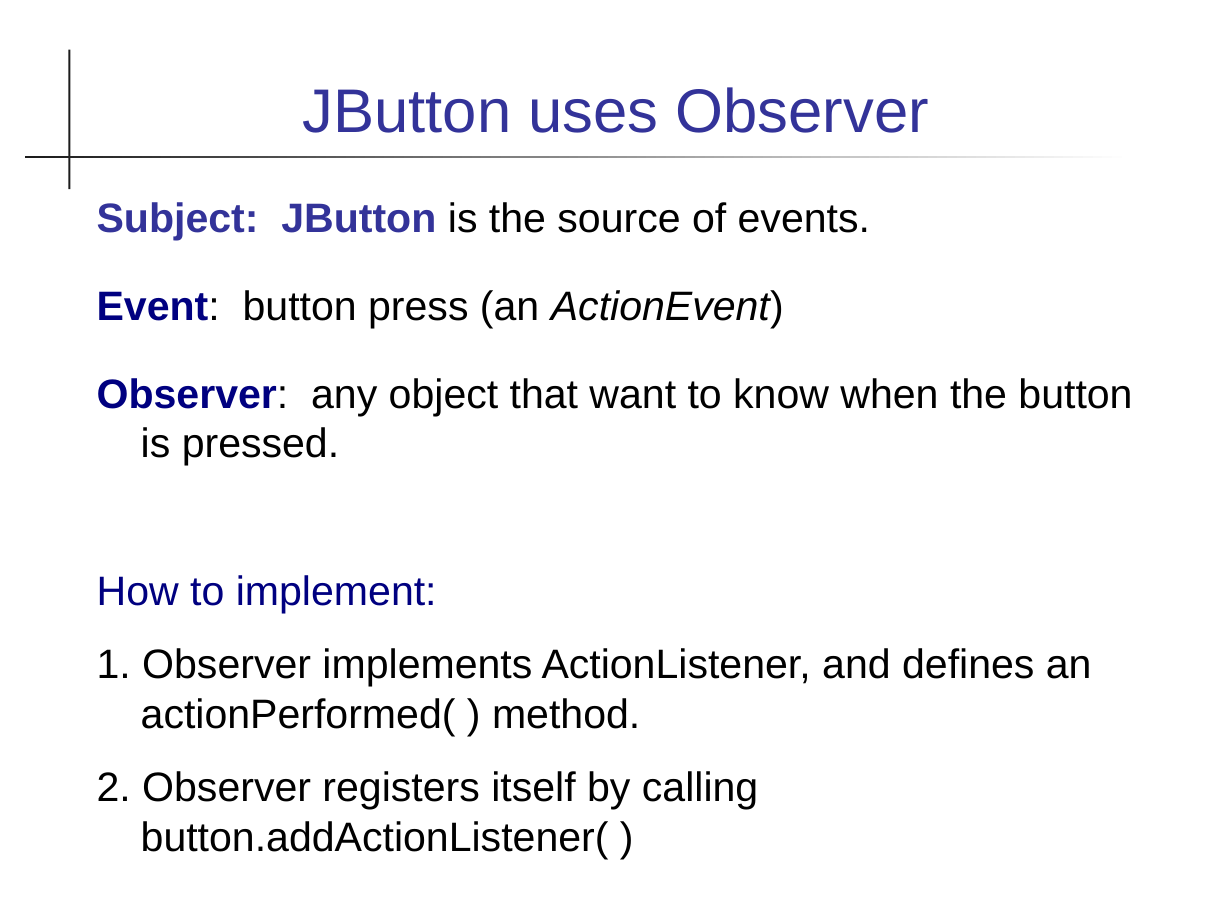
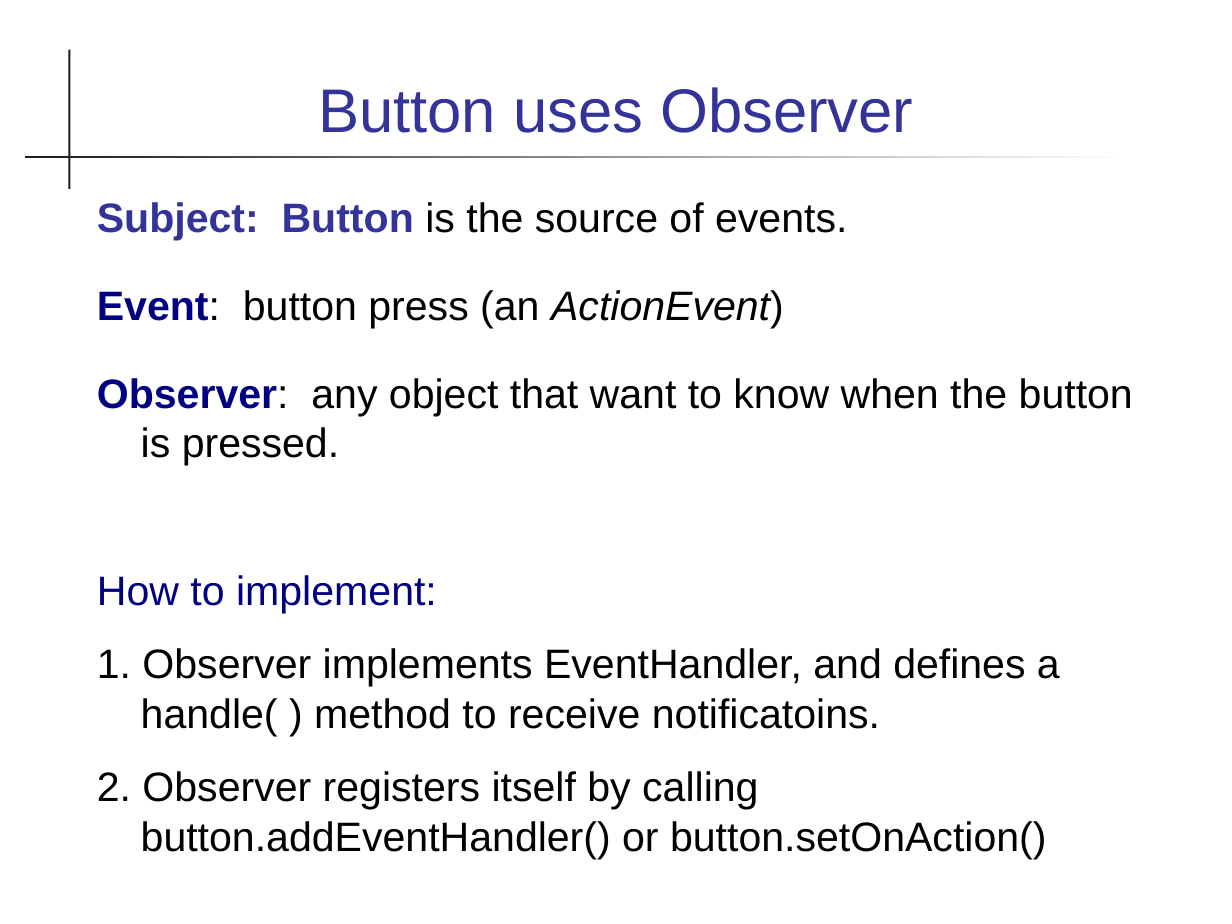
Before and after one commit to skeoop/skeoop.github.io, a slide deck: slide 4 of patterns/Observer-Pattern.ppt. Drawn at 1232x924 pixels with LibreOffice and Linux fonts; fonts in the diff are those of the drawing. Boxes give left, top, right and bottom in pixels: in the first picture for what was removed or moved away, otherwise in the second. Text is boxed around its words. In the diff, an @@ line names an element or a change of style, - is before the commit and + after.

Commit message:
Add Lab14, update observer slides

```diff
--- a/patterns/Observer-Pattern.ppt
+++ b/patterns/Observer-Pattern.ppt
@@ title at (318, 87, 913, 133): text changed @@
-JButton uses Observer
+Button uses Observer
@@ text at (97, 202, 847, 240): text changed @@
-Subject: JButton is the source of events.
+Subject: Button is the source of events.
@@ text at (97, 648, 1060, 859): text changed @@
-1. Observer implements ActionListener, and defines an actionPerformed( ) method.
-2. Observer registers itself by calling button.addActionListener( )
+1. Observer implements EventHandler, and defines a handle( ) method to receive notificatoins.
+2. Observer registers itself by calling button.addEventHandler() or button.setOnAction()
```
Also in this commit, not shown: 6 other slides changed, 5 other files.
